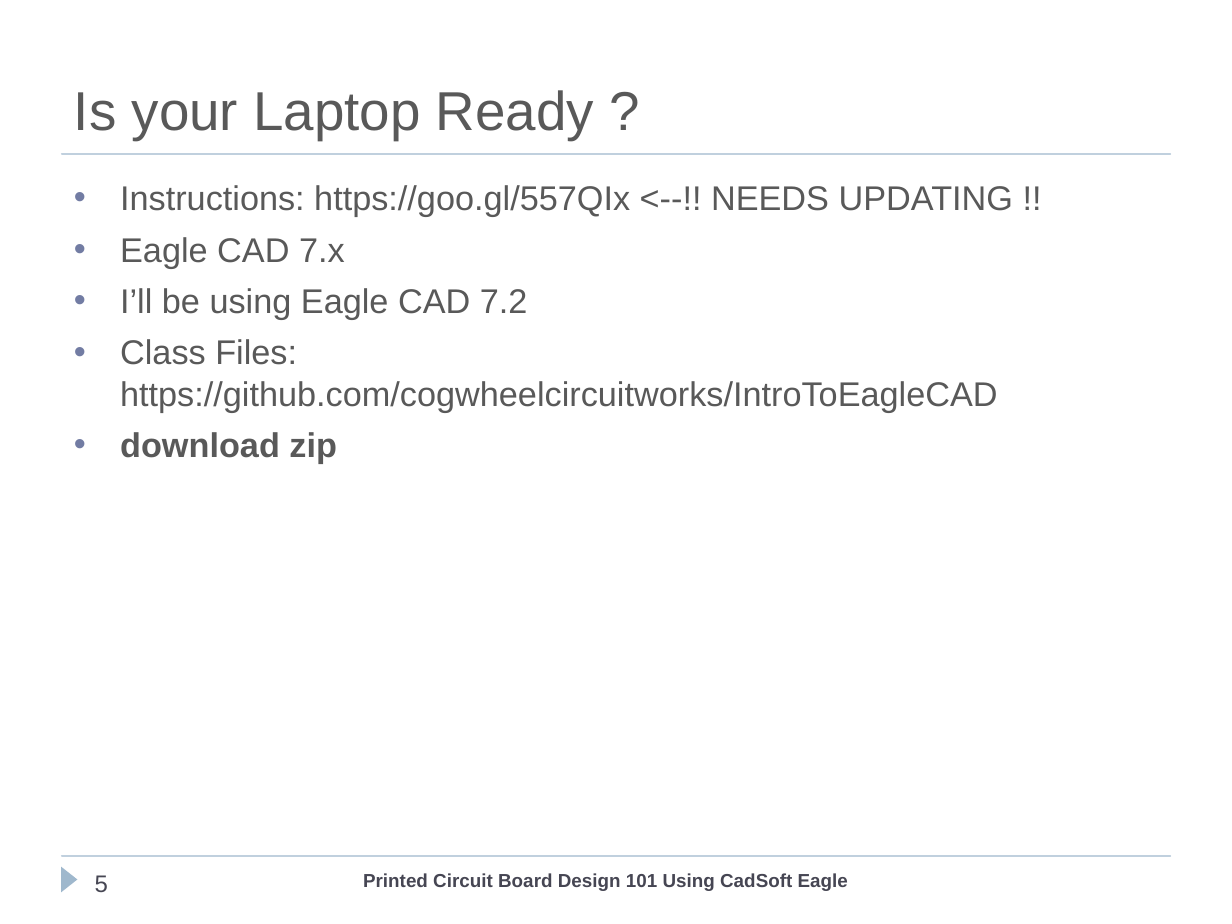
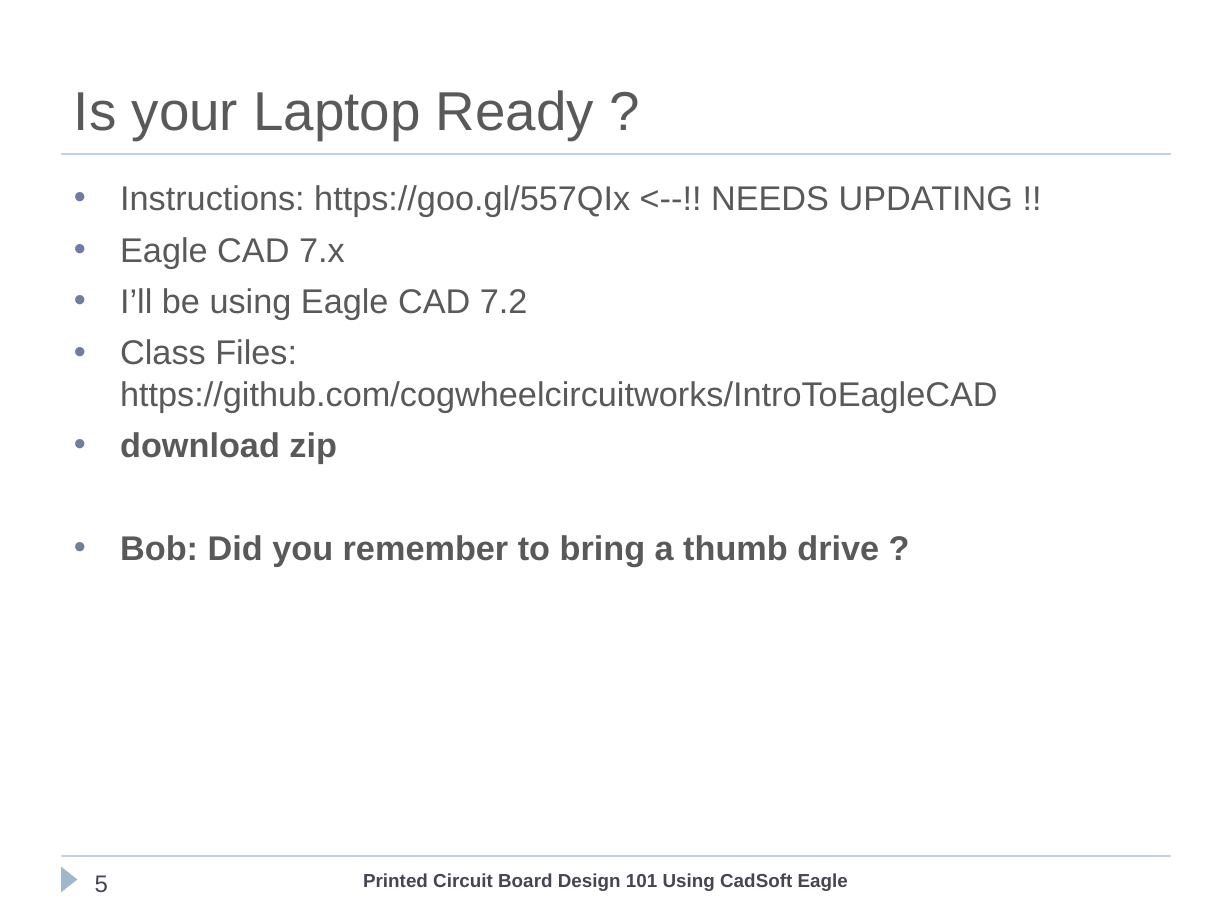
Before and after one commit to cogwheelcircuitworks/IntroToEagleCAD, a slide deck: slide 5 of ClassFiles/PCBDesignEagleCad101.ppt. Drawn at 1232x924 pixels with LibreOffice and Linux fonts; fonts in the diff are those of the drawing; background and template pictures are left out. Boxes give left, top, right and bottom in pixels: in the first picture for what was removed or moved away, otherwise in the second. Text is boxed around its words. In the diff, an @@ line names an element or a change of style, - is before the commit and + after.

```diff
--- a/ClassFiles/PCBDesignEagleCad101.ppt
+++ b/ClassFiles/PCBDesignEagleCad101.ppt
@@ text at (120, 535, 879, 566): paragraph added @@
+• Bob: Did you remember to bring a thumb drive ?
```
Also in this commit, not shown: 2 other slides changed.
